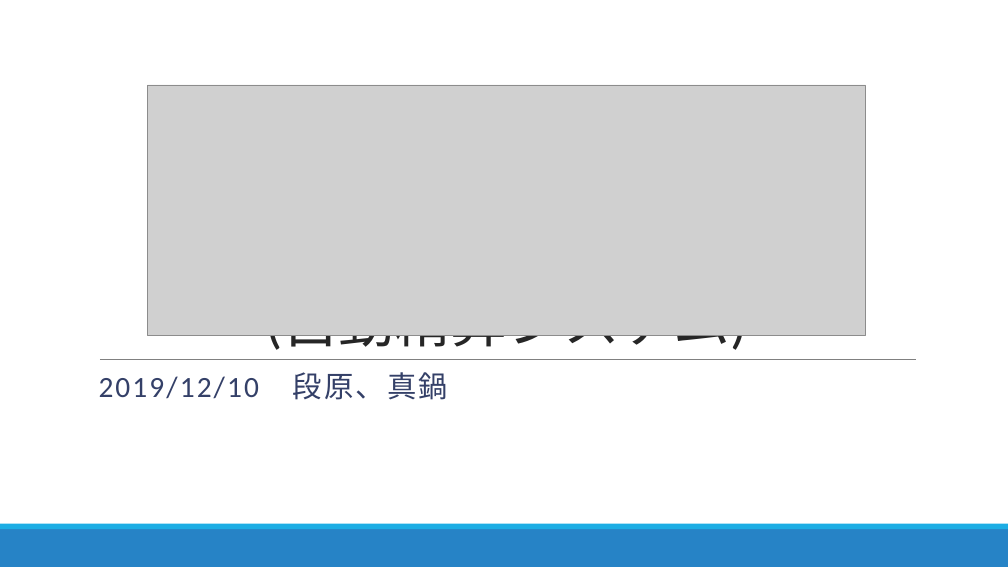
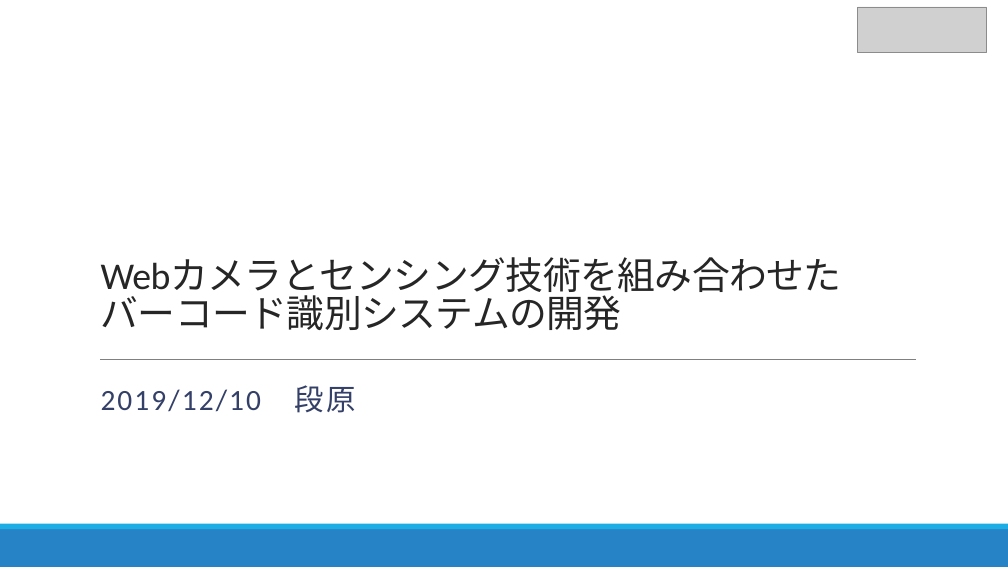
Before and after one commit to DJ956/YoloBarcodeReader, a slide deck: slide 1 of プレゼン/中間報告_danbara.pptx. Drawn at 1008x567 pixels with LibreOffice and Linux fonts; fonts in the diff are those of the drawing; grey boxes stand for pictures. Boxes give left, top, right and bottom in pixels: in the first picture for what was removed or moved away, otherwise in the second. Text is boxed around its words. In the diff, an @@ line names an element or a change of style, - is before the commit and + after.

```diff
--- a/プレゼン/中間報告_danbara.pptx
+++ b/プレゼン/中間報告_danbara.pptx
@@ picture added at (858,7,987,51) @@
@@ picture removed at (147,85,865,335) @@
@@ title at (101,257,842,330): text changed; size 54 to 36 pt @@
-(自動精算システム)
+Webカメラとセンシング技術を組み合わせた
+バーコード識別システムの開発
@@ subtitle at (101,385,356,413): text changed @@
-2019/12/10 段原、真鍋
+2019/12/10 段原
```
Also in this commit, not shown: 2 other slides changed, 7 slides added, 3 slides removed, 1 other file.
